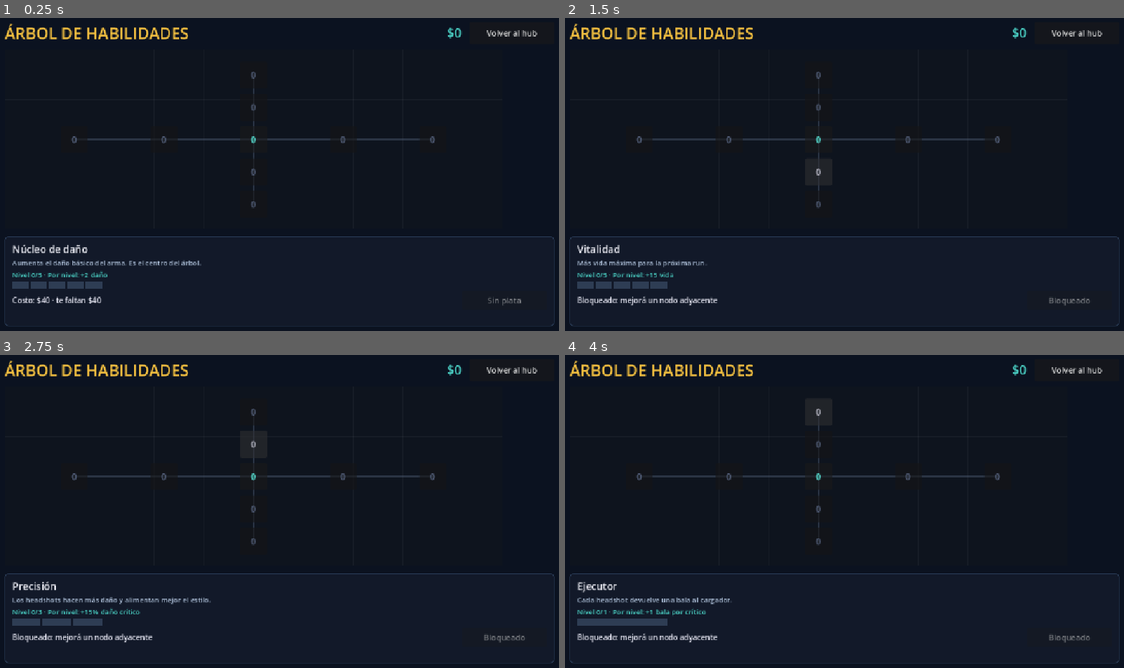
Above: before the commit, frames 1-4 (two rows, left to right).
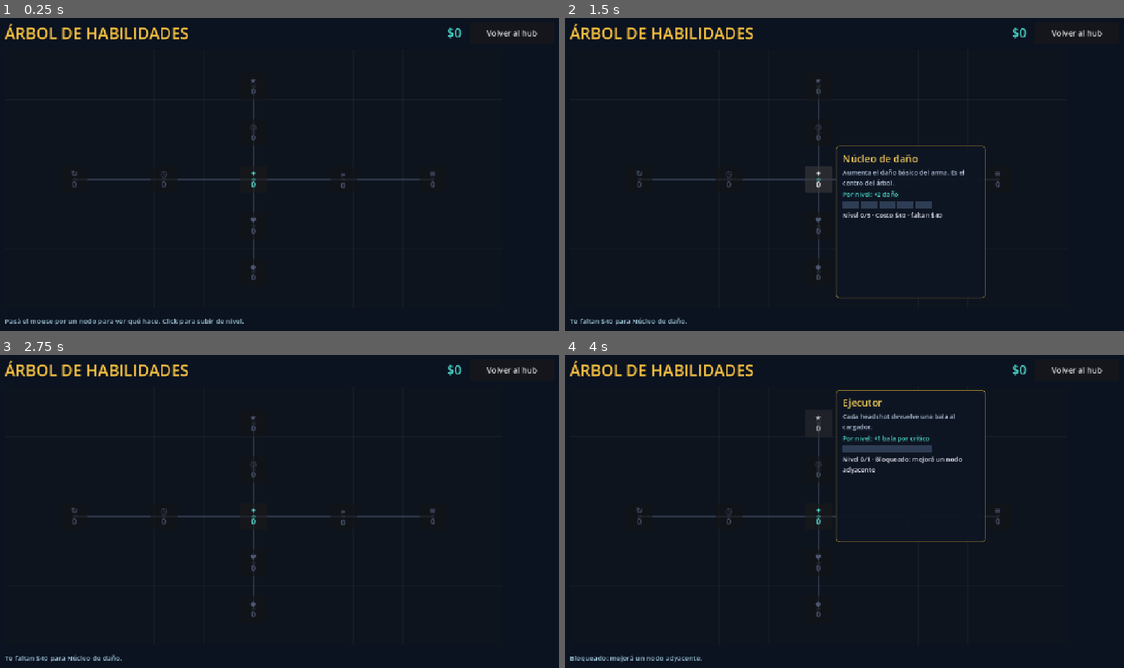
Above: after the commit, the same moments.

Repository: Veilen1/Deadline
Game: Godot game, scene res://scenes/ui/skill_tree.tscn
Two runs of this game, one before a commit and one after it. Both use one fixed random seed, a clock stepped at 60 frames per second and the inputs below. This scene is started directly instead of the project's main scene.
Inputs (mouse positions are in pixels of both pictures, inside the frame that each line leads up to):
- Up to frame 1 (0.25 s): no input
- Up to frame 2 (1.5 s): click (816, 140) at 0.5 s, where only the run before the commit has a clickable "0"; click (816, 180) at 1.25 s, where only the run after the commit has a clickable "✦ 0"
- Up to frame 3 (2.75 s): click (251, 445) at 2 s, where only the run before the commit has a clickable "0"
- Up to frame 4 (4 s): click (816, 470) at 2.75 s, where only the run after the commit has a clickable "◎ 0"; click (816, 411) at 3.5 s, where only the run before the commit has a clickable "0"

The runs differ from the first frame. In frame 1, 3.0% of the frame differs, in the area x 0-100%, y 17-99%; in frame 2, 4.1%; in frame 3, 3.0%; in frame 4, 4.3%, in the area x 0-100%, y 11-99%.

Commit message:
feat(tree): agregar simbolos y tooltip lateral con click para subir

Diff:
--- a/resources/skills/skill_tree.gd
+++ b/resources/skills/skill_tree.gd
@@ -9,6 +9,7 @@
 const NODES: Dictionary = {
 	"damage_core": {
 		"title": "Núcleo de daño",
+		"symbol": "✦",
 		"description": "Aumenta el daño básico del arma. Es el centro del árbol.",
 		"max_level": 5,
 		"base_cost": 40,
@@ -19,6 +20,7 @@
 	},
 	"precision": {
 		"title": "Precisión",
+		"symbol": "◎",
 		"description": "Los headshots hacen más daño y alimentan mejor el estilo.",
 		"max_level": 3,
 		"base_cost": 70,
@@ -29,6 +31,7 @@
 	},
 	"executioner": {
 		"title": "Ejecutor",
+		"symbol": "★",
 		"description": "Cada headshot devuelve una bala al cargador.",
 		"max_level": 1,
 		"base_cost": 200,
@@ -39,6 +42,7 @@
 	},
 	"cadence": {
 		"title": "Cadencia",
+		"symbol": "»",
 		"description": "Reduce el intervalo entre disparos.",
 		"max_level": 5,
 		"base_cost": 60,
@@ -49,6 +53,7 @@
 	},
 	"extended_mag": {
 		"title": "Cargador",
+		"symbol": "≡",
 		"description": "Más balas por cargador.",
 		"max_level": 3,
 		"base_cost": 90,
@@ -59,6 +64,7 @@
 	},
 	"vitality": {
 		"title": "Vitalidad",
+		"symbol": "♥",
 		"description": "Más vida máxima para la próxima run.",
 		"max_level": 5,
 		"base_cost": 60,
@@ -69,6 +75,7 @@
 	},
 	"armor": {
 		"title": "Armadura",
+		"symbol": "◆",
 		"description": "Reduce el daño recibido en un 15%.",
 		"max_level": 1,
 		"base_cost": 220,
@@ -79,6 +86,7 @@
 	},
 	"time": {
 		"title": "Reloj de arena",
+		"symbol": "◷",
 		"description": "Más tiempo base para cada run.",
 		"max_level": 3,
 		"base_cost": 50,
@@ -89,6 +97,7 @@
 	},
 	"regen": {
 		"title": "Recarga viva",
+		"symbol": "↻",
 		"description": "Las balas vuelven más rápido.",
 		"max_level": 5,
 		"base_cost": 80,
--- a/scenes/ui/skill_tree.tscn
+++ b/scenes/ui/skill_tree.tscn
@@ -4,13 +4,13 @@
 [ext_resource type="Script" path="res://scenes/ui/skill_tree_map.gd" id="2_map"]
 [ext_resource type="Script" path="res://scenes/ui/level_pips.gd" id="3_pips"]
 
-[sub_resource type="StyleBoxFlat" id="StyleBoxFlat_details"]
-bg_color = Color(0.07, 0.1, 0.16, 1)
+[sub_resource type="StyleBoxFlat" id="StyleBoxFlat_tooltip"]
+bg_color = Color(0.055, 0.085, 0.135, 0.98)
 border_width_left = 1
 border_width_top = 1
 border_width_right = 1
 border_width_bottom = 1
-border_color = Color(0.24, 0.34, 0.48, 1)
+border_color = Color(0.65, 0.52, 0.2, 1)
 corner_radius_top_left = 6
 corner_radius_top_right = 6
 corner_radius_bottom_right = 6
@@ -81,74 +81,67 @@
 vertical_scroll_mode = 1
 
 [node name="Map" type="Control" parent="Margin/VBox/MapScroll"]
-custom_minimum_size = Vector2(1000, 360)
+custom_minimum_size = Vector2(1000, 520)
 layout_mode = 2
 size_flags_horizontal = 0
 size_flags_vertical = 0
 mouse_filter = 2
 script = ExtResource("2_map")
 
-[node name="Details" type="PanelContainer" parent="Margin/VBox"]
-custom_minimum_size = Vector2(0, 180)
+[node name="Tooltip" type="PanelContainer" parent="Margin/VBox/MapScroll/Map"]
+visible = false
+custom_minimum_size = Vector2(300, 180)
+offset_right = 300.0
+offset_bottom = 180.0
+mouse_filter = 2
+theme_override_styles/panel = SubResource("StyleBoxFlat_tooltip")
+
+[node name="Margin" type="MarginContainer" parent="Margin/VBox/MapScroll/Map/Tooltip"]
 layout_mode = 2
-theme_override_styles/panel = SubResource("StyleBoxFlat_details")
-
-[node name="Margin" type="MarginContainer" parent="Margin/VBox/Details"]
-layout_mode = 2
-theme_override_constants/margin_left = 14
+theme_override_constants/margin_left = 12
 theme_override_constants/margin_top = 10
-theme_override_constants/margin_right = 14
+theme_override_constants/margin_right = 12
 theme_override_constants/margin_bottom = 10
 
-[node name="VBox" type="VBoxContainer" parent="Margin/VBox/Details/Margin"]
+[node name="VBox" type="VBoxContainer" parent="Margin/VBox/MapScroll/Map/Tooltip/Margin"]
 layout_mode = 2
-theme_override_constants/separation = 4
+theme_override_constants/separation = 5
 
-[node name="SelectedTitle" type="Label" parent="Margin/VBox/Details/Margin/VBox"]
+[node name="TooltipTitle" type="Label" parent="Margin/VBox/MapScroll/Map/Tooltip/Margin/VBox"]
 layout_mode = 2
-theme_override_colors/font_color = Color(0.95, 0.95, 0.98, 1)
+theme_override_colors/font_color = Color(0.95, 0.8, 0.35, 1)
 theme_override_font_sizes/font_size = 20
-text = "Base"
+text = "Núcleo de daño"
 
-[node name="SelectedDescription" type="Label" parent="Margin/VBox/Details/Margin/VBox"]
+[node name="TooltipDescription" type="Label" parent="Margin/VBox/MapScroll/Map/Tooltip/Margin/VBox"]
 layout_mode = 2
 autowrap_mode = 2
-theme_override_colors/font_color = Color(0.68, 0.75, 0.85, 1)
-theme_override_font_sizes/font_size = 14
-text = "Núcleo del árbol."
+theme_override_colors/font_color = Color(0.72, 0.78, 0.88, 1)
+theme_override_font_sizes/font_size = 13
+text = "Descripción."
 
-[node name="SelectedEffects" type="Label" parent="Margin/VBox/Details/Margin/VBox"]
+[node name="TooltipEffects" type="Label" parent="Margin/VBox/MapScroll/Map/Tooltip/Margin/VBox"]
 layout_mode = 2
 theme_override_colors/font_color = Color(0.3, 0.85, 0.8, 1)
-theme_override_font_sizes/font_size = 14
-text = "Nivel 0/5 · Por nivel: +2 daño"
+theme_override_font_sizes/font_size = 13
+text = "Por nivel: +2 daño"
 
-[node name="LevelPips" type="Control" parent="Margin/VBox/Details/Margin/VBox"]
+[node name="LevelPips" type="Control" parent="Margin/VBox/MapScroll/Map/Tooltip/Margin/VBox"]
 custom_minimum_size = Vector2(180, 14)
 layout_mode = 2
 size_flags_horizontal = 0
 mouse_filter = 2
 script = ExtResource("3_pips")
 
-[node name="BottomRow" type="HBoxContainer" parent="Margin/VBox/Details/Margin/VBox"]
+[node name="TooltipState" type="Label" parent="Margin/VBox/MapScroll/Map/Tooltip/Margin/VBox"]
 layout_mode = 2
-theme_override_constants/separation = 16
+autowrap_mode = 2
+theme_override_colors/font_color = Color(0.9, 0.9, 0.95, 1)
+theme_override_font_sizes/font_size = 13
+text = "Nivel 0/5 · Costo $40 · click para subir"
 
-[node name="SelectedCost" type="Label" parent="Margin/VBox/Details/Margin/VBox/BottomRow"]
-layout_mode = 2
-size_flags_horizontal = 3
-theme_override_colors/font_color = Color(0.9, 0.9, 0.95, 1)
-theme_override_font_sizes/font_size = 15
-text = "Costo: $0"
-vertical_alignment = 1
-
-[node name="UpgradeButton" type="Button" parent="Margin/VBox/Details/Margin/VBox/BottomRow"]
-custom_minimum_size = Vector2(170, 38)
-layout_mode = 2
-text = "Mejorar"
-
-[node name="StatusLabel" type="Label" parent="Margin/VBox/Details/Margin/VBox"]
+[node name="StatusLabel" type="Label" parent="Margin/VBox"]
 layout_mode = 2
 theme_override_colors/font_color = Color(0.62, 0.78, 0.85, 1)
-theme_override_font_sizes/font_size = 13
-text = ""
+theme_override_font_sizes/font_size = 14
+text = "Pasá el mouse por un nodo para ver qué hace. Click para subir de nivel."
--- a/scenes/ui/skill_tree_map.gd
+++ b/scenes/ui/skill_tree_map.gd
@@ -1,6 +1,6 @@
 extends Control
 
-const MAP_SIZE: Vector2 = Vector2(1000.0, 360.0)
+const MAP_SIZE: Vector2 = Vector2(1000.0, 520.0)
 
 func _draw() -> void:
 	draw_rect(Rect2(Vector2.ZERO, MAP_SIZE), Color(0.055, 0.08, 0.12, 1.0), true)
--- a/scenes/ui/skill_tree_screen.gd
+++ b/scenes/ui/skill_tree_screen.gd
@@ -1,31 +1,42 @@
 extends Control
 
 const HUB_SCENE: String = "res://scenes/ui/hub.tscn"
-const MAP_SIZE: Vector2 = Vector2(1000.0, 360.0)
+const MAP_SIZE: Vector2 = Vector2(1000.0, 520.0)
 const NODE_SIZE: Vector2 = Vector2(54.0, 54.0)
+const TOOLTIP_SIZE: Vector2 = Vector2(300.0, 180.0)
 
 @onready var map: Control = $Margin/VBox/MapScroll/Map
 @onready var money_label: Label = $Margin/VBox/TopBar/MoneyLabel
 @onready var back_button: Button = $Margin/VBox/TopBar/BackButton
-@onready var selected_title: Label = $Margin/VBox/Details/Margin/VBox/SelectedTitle
-@onready var selected_description: Label = $Margin/VBox/Details/Margin/VBox/SelectedDescription
-@onready var selected_effects: Label = $Margin/VBox/Details/Margin/VBox/SelectedEffects
-@onready var level_pips: Control = $Margin/VBox/Details/Margin/VBox/LevelPips
-@onready var selected_cost: Label = $Margin/VBox/Details/Margin/VBox/BottomRow/SelectedCost
-@onready var upgrade_button: Button = $Margin/VBox/Details/Margin/VBox/BottomRow/UpgradeButton
-@onready var status_label: Label = $Margin/VBox/Details/Margin/VBox/StatusLabel
+@onready var status_label: Label = $Margin/VBox/StatusLabel
+@onready var tooltip: PanelContainer = $Margin/VBox/MapScroll/Map/Tooltip
+@onready var tooltip_title: Label = $Margin/VBox/MapScroll/Map/Tooltip/Margin/VBox/TooltipTitle
+@onready var tooltip_description: Label = $Margin/VBox/MapScroll/Map/Tooltip/Margin/VBox/TooltipDescription
+@onready var tooltip_effects: Label = $Margin/VBox/MapScroll/Map/Tooltip/Margin/VBox/TooltipEffects
+@onready var tooltip_pips: Control = $Margin/VBox/MapScroll/Map/Tooltip/Margin/VBox/LevelPips
+@onready var tooltip_state: Label = $Margin/VBox/MapScroll/Map/Tooltip/Margin/VBox/TooltipState
 
 var _node_buttons: Dictionary = {}
 var _selected_id: String = SkillTree.ROOT_ID
+var _hide_timer: Timer
 
 
 func _ready() -> void:
 	Input.mouse_mode = Input.MOUSE_MODE_VISIBLE
+
+	_hide_timer = Timer.new()
+	_hide_timer.one_shot = true
+	_hide_timer.wait_time = 0.08
+	_hide_timer.timeout.connect(_hide_tooltip)
+	add_child(_hide_timer)
+
 	_build_nodes()
+	_bring_tooltip_front()
+	tooltip.hide()
+
 	GameState.money_changed.connect(_on_money_changed)
-	upgrade_button.pressed.connect(_on_upgrade_pressed)
 	back_button.pressed.connect(_on_back_pressed)
-	_select(SkillTree.ROOT_ID)
+	_refresh()
 
 
 func _build_nodes() -> void:
@@ -36,15 +47,14 @@
 		button.custom_minimum_size = NODE_SIZE
 		button.size = NODE_SIZE
 		button.position = _node_position(skill_id)
-		button.add_theme_font_size_override("font_size", 18)
+		button.add_theme_font_size_override("font_size", 16)
 		button.mouse_entered.connect(_on_node_hovered.bind(skill_id))
+		button.mouse_exited.connect(_on_node_exited)
 		button.focus_entered.connect(_on_node_hovered.bind(skill_id))
 		button.pressed.connect(_on_node_pressed.bind(skill_id))
 		map.add_child(button)
 		_node_buttons[skill_id] = button
 
-	_refresh()
-
 
 func _node_position(skill_id: String) -> Vector2:
 	var data: Dictionary = SkillTree.get_node_data(skill_id)
@@ -56,17 +66,17 @@
 	for id in _node_buttons:
 		var skill_id: String = str(id)
 		var button: Button = _node_buttons[skill_id] as Button
+		var data: Dictionary = SkillTree.get_node_data(skill_id)
 		var level: int = GameState.get_skill_level(skill_id)
-		var data: Dictionary = SkillTree.get_node_data(skill_id)
 		var max_level: int = int(data.get("max_level", 1))
-
-		button.text = str(level)
-		button.disabled = false
+		var symbol: String = str(data.get("symbol", "?"))
+
+		button.text = "%s\n%d" % [symbol, level]
 
 		if level > 0:
 			button.add_theme_color_override(
 				"font_color",
-				Color(0.98, 0.82, 0.35) if level >= max_level else Color(0.95, 0.75, 0.25)
+				Color(1.0, 0.9, 0.65) if level >= max_level else Color(0.98, 0.8, 0.3)
 			)
 			button.modulate = Color(1, 1, 1, 1)
 		elif GameState.is_skill_available(skill_id):
@@ -74,20 +84,64 @@
 			button.modulate = Color(1, 1, 1, 1)
 		else:
 			button.add_theme_color_override("font_color", Color(0.42, 0.48, 0.58, 1))
-			button.modulate = Color(0.8, 0.8, 0.85, 1)
+			button.modulate = Color(0.72, 0.72, 0.78, 1)
 
 	money_label.text = "$%d" % GameState.money
 	map.queue_redraw()
-	_update_details()
-
-
-func _select(skill_id: String) -> void:
+
+	if tooltip.visible:
+		_update_tooltip()
+
+
+func _on_node_hovered(skill_id: String) -> void:
+	_hide_timer.stop()
 	_selected_id = skill_id
-	status_label.text = ""
-	_update_details()
-
-
-func _update_details() -> void:
+	_update_tooltip()
+	_position_tooltip(skill_id)
+
+	if not tooltip.visible:
+		tooltip.modulate.a = 0.0
+		tooltip.show()
+		var tween: Tween = create_tween()
+		tween.tween_property(tooltip, "modulate:a", 1.0, 0.12)
+
+
+func _on_node_exited() -> void:
+	_hide_timer.start()
+
+
+func _hide_tooltip() -> void:
+	tooltip.hide()
+
+
+func _on_node_pressed(skill_id: String) -> void:
+	_selected_id = skill_id
+	var data: Dictionary = SkillTree.get_node_data(skill_id)
+	var title: String = str(data.get("title", ""))
+	var previous_level: int = GameState.get_skill_level(skill_id)
+	var cost: int = GameState.skill_cost(skill_id)
+
+	if previous_level >= int(data.get("max_level", 1)):
+		status_label.text = "%s ya está al máximo." % title
+	elif not GameState.is_skill_available(skill_id):
+		status_label.text = "Bloqueado: mejorá un nodo adyacente."
+	elif GameState.money < cost:
+		status_label.text = "Te faltan $%d para %s." % [cost - GameState.money, title]
+	elif GameState.upgrade_skill(skill_id):
+		_refresh()
+		status_label.text = (
+			"Desbloqueado: %s" % title
+			if previous_level == 0
+			else "Mejorado: %s (nivel %d)" % [title, GameState.get_skill_level(skill_id)]
+		)
+	else:
+		status_label.text = "No se pudo mejorar %s." % title
+
+	_update_tooltip()
+	_position_tooltip(skill_id)
+
+
+func _update_tooltip() -> void:
 	var data: Dictionary = SkillTree.get_node_data(_selected_id)
 	if data.is_empty():
 		return
@@ -96,29 +150,38 @@
 	var max_level: int = int(data.get("max_level", 1))
 	var cost: int = GameState.skill_cost(_selected_id)
 
-	selected_title.text = str(data.get("title", ""))
-	selected_description.text = str(data.get("description", ""))
-	selected_effects.text = "Nivel %d/%d · Por nivel: %s" % [
-		level, max_level, _effects_text(data.get("effects", {}))
-	]
-	level_pips.call("set_levels", level, max_level)
+	tooltip_title.text = str(data.get("title", ""))
+	tooltip_description.text = str(data.get("description", ""))
+	tooltip_effects.text = "Por nivel: " + _effects_text(data.get("effects", {}))
+	tooltip_pips.call("set_levels", level, max_level)
 
 	if level >= max_level:
-		selected_cost.text = "Nivel máximo"
-		upgrade_button.disabled = true
-		upgrade_button.text = "Máximo"
+		tooltip_state.text = "Nivel %d/%d · MÁXIMO" % [level, max_level]
 	elif not GameState.is_skill_available(_selected_id):
-		selected_cost.text = "Bloqueado: mejorá un nodo adyacente"
-		upgrade_button.disabled = true
-		upgrade_button.text = "Bloqueado"
+		tooltip_state.text = "Nivel %d/%d · Bloqueado: mejorá un nodo adyacente" % [level, max_level]
 	elif GameState.money < cost:
-		selected_cost.text = "Costo: $%d · te faltan $%d" % [cost, cost - GameState.money]
-		upgrade_button.disabled = true
-		upgrade_button.text = "Sin plata"
+		tooltip_state.text = "Nivel %d/%d · Costo $%d · faltan $%d" % [
+			level, max_level, cost, cost - GameState.money
+		]
 	else:
-		selected_cost.text = "Costo: $%d" % cost
-		upgrade_button.disabled = false
-		upgrade_button.text = "Mejorar" if level > 0 else "Desbloquear"
+		tooltip_state.text = "Nivel %d/%d · Costo $%d · click para subir" % [level, max_level, cost]
+
+
+func _position_tooltip(skill_id: String) -> void:
+	var button: Button = _node_buttons.get(skill_id) as Button
+	if button == null:
+		return
+
+	var position: Vector2 = button.position + Vector2(NODE_SIZE.x + 8.0, 0.0)
+	if position.x + TOOLTIP_SIZE.x > MAP_SIZE.x:
+		position.x = button.position.x - TOOLTIP_SIZE.x - 8.0
+	position.y = clampf(button.position.y - 40.0, 0.0, MAP_SIZE.y - TOOLTIP_SIZE.y)
+	tooltip.position = position
+	_bring_tooltip_front()
+
+
+func _bring_tooltip_front() -> void:
+	map.move_child(tooltip, map.get_child_count() - 1)
 
 
 func _effects_text(effects: Dictionary) -> String:
@@ -138,43 +201,15 @@
 	if effects.has("crit_bonus"):
 		parts.append("+%d%% daño crítico" % int(round(float(effects["crit_bonus"]) * 100.0)))
 	if effects.has("crit_refund"):
-		parts.append("+1 bala por crítico" if float(effects["crit_refund"]) > 0.0 else "")
+		parts.append("+1 bala por crítico")
 	if effects.has("damage_reduction"):
 		parts.append("-%d%% daño recibido" % int(round(float(effects["damage_reduction"]) * 100.0)))
-
-	while parts.has(""):
-		parts.erase("")
 
 	if parts.is_empty():
 		return "Sin bonus."
 	return " · ".join(PackedStringArray(parts))
 
 
-func _on_node_hovered(skill_id: String) -> void:
-	_select(skill_id)
-
-
-func _on_node_pressed(skill_id: String) -> void:
-	_select(skill_id)
-
-
-func _on_upgrade_pressed() -> void:
-	var data: Dictionary = SkillTree.get_node_data(_selected_id)
-	var title: String = str(data.get("title", ""))
-	var previous_level: int = GameState.get_skill_level(_selected_id)
-
-	if GameState.upgrade_skill(_selected_id):
-		_refresh()
-		status_label.text = (
-			"Desbloqueado: %s" % title
-			if previous_level == 0
-			else "Mejorado: %s (nivel %d)" % [title, GameState.get_skill_level(_selected_id)]
-		)
-	else:
-		_update_details()
-		status_label.text = "No se pudo mejorar."
-
-
 func _on_money_changed(_new_amount: int) -> void:
 	_refresh()
 
